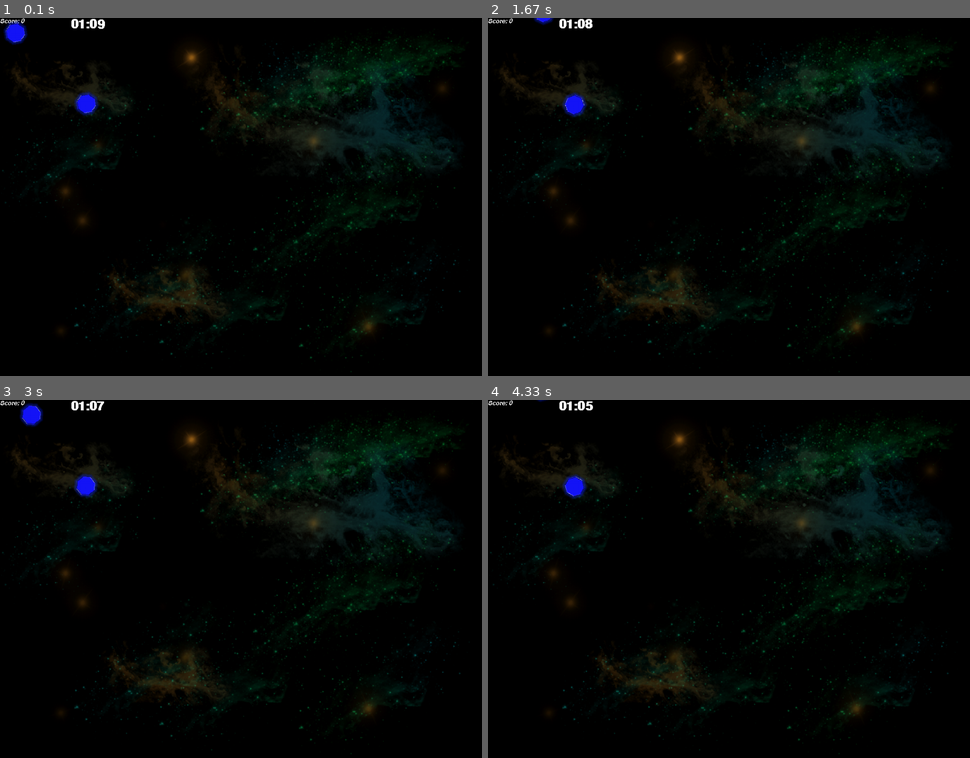
Above: before the commit, frames 1-4 (two rows, left to right).
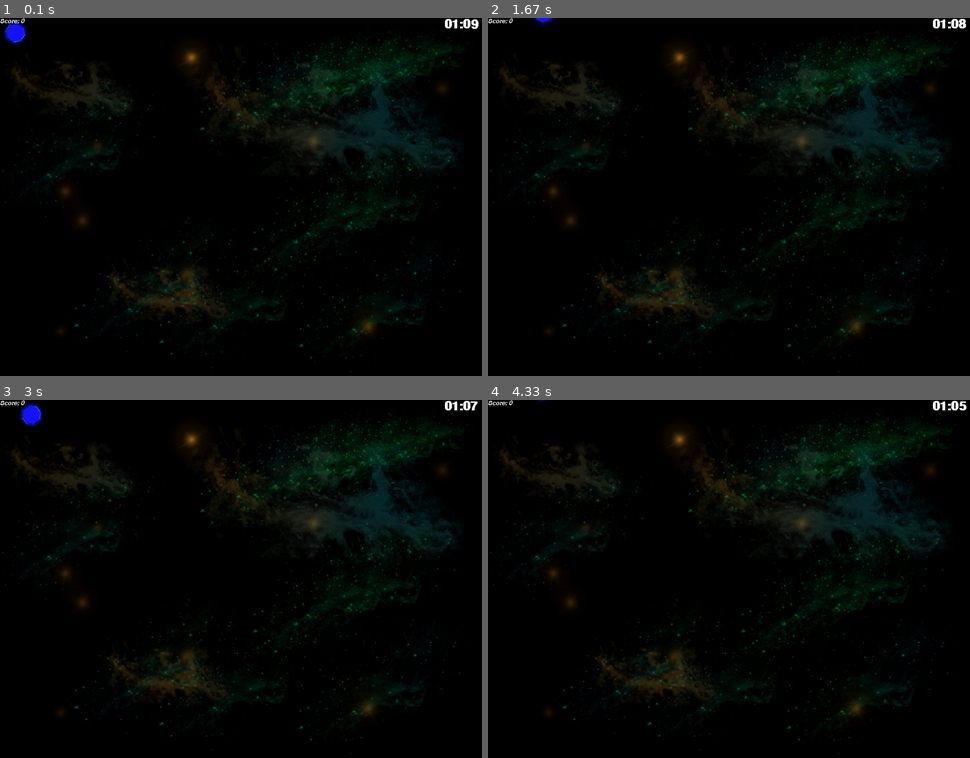
Above: after the commit, the same moments.

Repository: ivanvenosdel/colored-shapes
Game: pygame game, started from trunk/main.py
The game is run twice, just before and just after one commit, with the same random seed, the same clock (stepped at 60 frames per second) and the same inputs. The source is Python 2; it was converted automatically to run under Python 3.
Inputs:
- Up to frame 1 (0.1 s): no input
- Up to frame 2 (1.67 s): tap A at 0.33 s; hold Right 0.67-1.13 s; hold Up 1.17-1.47 s; hold Right from 1.5 s (still down)
- Up to frame 3 (3 s): release Right at 1.97 s; hold Left 2-2.53 s; hold Down 2.57-2.87 s; hold Left from 2.9 s (still down)
- Up to frame 4 (4.33 s): release Left at 3.3 s; hold Up 3.33-3.7 s; hold Right from 3.73 s (still down)

The runs differ from the first frame. In frame 1, 0.5% of the frame differs, in the area x 1-100%, y 0-28%; in frame 2, 0.5%; in frame 3, 0.5%; in frame 4, 0.5%.

Commit message:
* graphics

Diff:
--- a/trunk/graphics.py
+++ b/trunk/graphics.py
@@ -1,26 +1,29 @@
 import pygame
 
+import imageutils
+
 class Graphics:
-    def __init__(self, scoreboard, timer, control, player):
+    def __init__(self, player, scoreboard, timer):
+        self.player = player
         self.scoreboard = scoreboard
         self.timer = timer
-        self.control = control
-        self.player = player
+
+        # Create empty background
+        self.background = imageutils.load_image("BG_1.png")[0].convert()
+
+        # Create Layers
+        self.shape_layer = pygame.sprite.RenderPlain((self.player))
 
     def update(self, delta):
-        #Handle Input
-        if self.control.moveLeft:
-            self.player.rect.move_ip(-self.control.moverate, 0)
-        if self.control.moveRight:
-            self.player.rect.move_ip(self.control.moverate, 0)
-        if self.control.moveUp:
-            self.player.rect.move_ip(0, -self.control.moverate)
-        if self.control.moveDown:
-            self.player.rect.move_ip(0, self.control.moverate)
+        self.shape_layer.update(delta)
 
-        #Update Countdown Timer
-        self.timer.Milli -= delta;
-        self.timer.update()
+    def draw(self, screen, delta):
+        # Background base
+        screen.blit(self.background, (0,0))
 
-        #Update score value
-        self.scoreboard.update()
+        # Draw the layers
+        self.shape_layer.draw(screen)
+
+        # Draw UI
+        screen.blit(self.scoreboard.image, (0, 0))
+        screen.blit(self.timer.image, (940, 0))
--- a/trunk/logic.py
+++ b/trunk/logic.py
@@ -2,10 +2,10 @@
 
 class Logic:
     def __init__(self, player, scoreboard, timer, control):
+        self.player = player
         self.scoreboard = scoreboard
         self.timer = timer
         self.control = control
-        self.player = player
 
     def update(self, delta):
         #Handle Input
--- a/trunk/main.py
+++ b/trunk/main.py
@@ -6,9 +6,9 @@
 from ui.Countdown import CountDown
 from ui.Scoreboard import Scoreboard
 from control import Control
-
 from logic import Logic
 from graphics import Graphics
+
 import imageutils
 
 class Shapescape:
@@ -27,9 +27,6 @@
         self.screen = pygame.display.set_mode((self.win_width, self.win_height))
         pygame.display.set_caption('Shapescape')
 
-        # Create empty background
-        self.background = imageutils.load_image("BG_1.png")[0].convert()
-
         pygame.mouse.set_visible(1)
 
     # Continuesly renders the boid swarm
@@ -43,13 +40,9 @@
         self.control = Control()
         #TEMP
         self.player = Octagon()
-        self.player2 = Octagon()
-        self.player2.rect.move_ip((150, 150))
-        shape_layer = pygame.sprite.RenderPlain((self.player, self.player2))
         #ENDTEMP
         self.logic = Logic(self.player, self.scoreboard, self.timer, self.control)
-        #self.graphics = Graphics(self.player, self.scoreboard, self.timer);
-
+        self.graphics = Graphics(self.player, self.scoreboard, self.timer);
 
         # Render the boid swarm
         while do_continue:
@@ -62,19 +55,13 @@
                 else:
                     self.control.update(event)
 
-            #TEMP
-            shape_layer.update(delta)
-            #ENDTEMP
-
             # Update
             self.logic.update(delta)
+            self.graphics.update(delta)
 
             # Render
-            self.screen.blit(self.background, (0,0))
-            self.screen.blit(self.scoreboard.image, (0, 0))
-            self.screen.blit(self.timer.image, (150, 0))
+            self.graphics.draw(self.screen, delta);
 
-            shape_layer.draw(self.screen)
             pygame.display.flip()
 
 def main():
